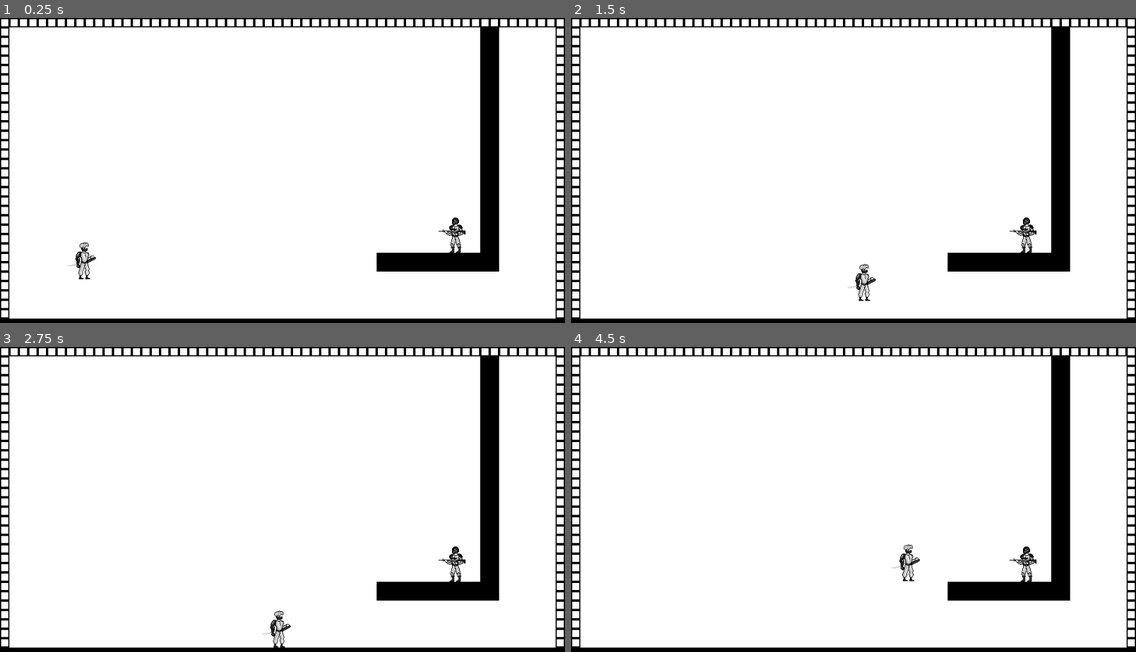
Above: before the commit, frames 1-4 (two rows, left to right).
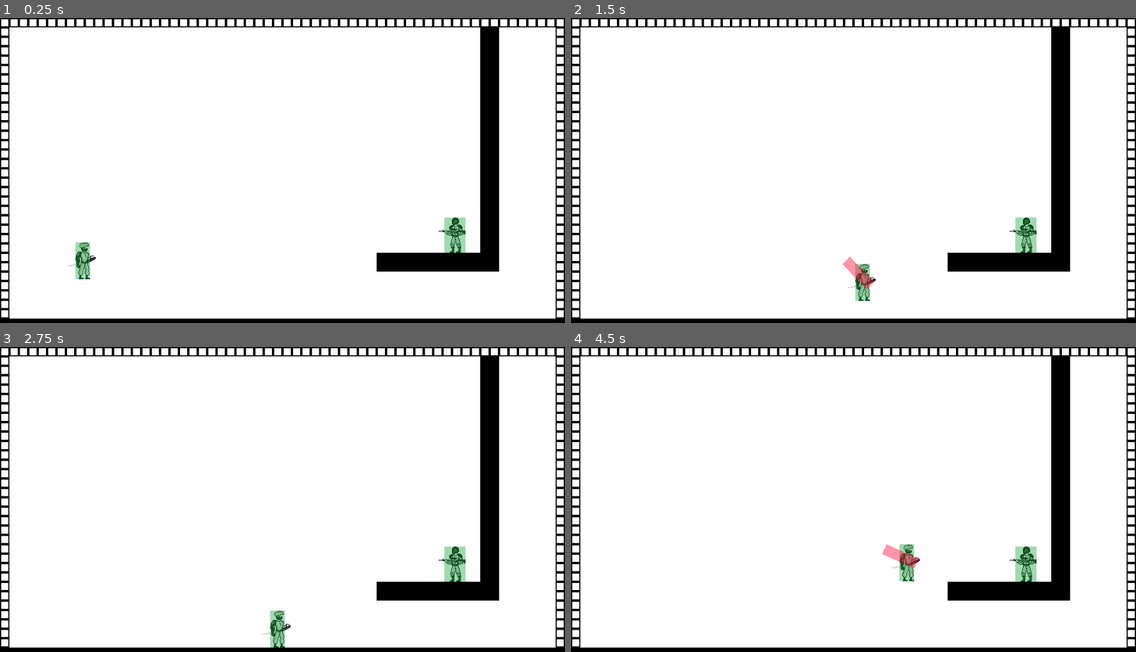
Above: after the commit, the same moments.

Repository: Dkoplik/Paint-it-Black
Game: Godot game, scene res://test_level.tscn
The game is run twice, just before and just after one commit, with the same random seed, the same clock (stepped at 60 frames per second) and the same inputs.
Inputs (mouse positions are in pixels of both pictures, inside the frame that each line leads up to):
- Up to frame 1 (0.25 s): no input
- Up to frame 2 (1.5 s): move the mouse to (977, 161) at 0.52 s; press the mouse at (977, 161) at 0.53 s; hold D (move_right) from 0.53 s (still down); tap Space (jump) at 0.77 s; move the mouse to (740, 191) at 1.27 s; release the mouse at (740, 191) at 1.28 s; click (740, 191) at 1.35 s
- Up to frame 3 (2.75 s): tap Space (jump) at 1.52 s; move the mouse to (339, 435) at 2.02 s; release D (move_right) at 2.03 s; press the mouse at (339, 435) at 2.03 s; hold A (move_left) from 2.03 s (still down)
- Up to frame 4 (4.5 s): move the mouse to (825, 569) at 2.77 s; release A (move_left) at 2.78 s; release the mouse at (825, 569) at 2.78 s; hold D (move_right) 2.78-4.28 s; click (825, 569) at 2.85 s; tap Space (jump) at 3.02, 3.77 s; move the mouse to (1023, 554) at 3.52 s; press the mouse at (1023, 554) at 3.53 s; move the mouse to (684, 456) at 4.27 s; release the mouse at (684, 456) at 4.28 s; hold A (move_left) from 4.28 s (still down); click (684, 456) at 4.35 s

The runs differ from the first frame. In frame 1, 0.8% of the frame differs, in the area x 13-83%, y 65-86%; in frame 2, 0.9%; in frame 3, 0.8%; in frame 4, 0.9%, in the area x 55-83%, y 64-78%.

Commit message:
Добавил обозначения коллизий
Поскольку у нас отсутствуют анимации, то для наглядности добавил цветовые обозначения для хитбоксов и хёртбоксов.

Diff:
--- a/Paint-it-Black/dummy.tscn
+++ b/Paint-it-Black/dummy.tscn
@@ -37,6 +37,14 @@
 shape = SubResource("CapsuleShape2D_nj58p")
 debug_color = Color(0.0509804, 0.631373, 0.203922, 0.392157)
 
+[node name="ColorRect" type="ColorRect" parent="PlayerHurtBox/HurtBoxShape"]
+offset_left = -19.0
+offset_top = -30.0
+offset_right = 21.0
+offset_bottom = 7.5
+scale = Vector2(0.894111, 1.59519)
+color = Color(0.0509804, 0.631373, 0.203922, 0.392157)
+
 [node name="PhysicsShape" type="CollisionShape2D" parent="."]
 position = Vector2(0, 2)
 shape = SubResource("RectangleShape2D_vtbvl")
--- a/Paint-it-Black/player/player.tscn
+++ b/Paint-it-Black/player/player.tscn
@@ -129,6 +129,13 @@
 shape = SubResource("CapsuleShape2D_ilph4")
 debug_color = Color(0.0509804, 0.631373, 0.203922, 0.392157)
 
+[node name="ColorRect" type="ColorRect" parent="HurtBox/HurtBoxShape"]
+offset_left = -15.0
+offset_top = -32.0
+offset_right = 10.0
+offset_bottom = 31.0
+color = Color(0.0509804, 0.631373, 0.203922, 0.392157)
+
 [node name="PhysicsShape" type="CollisionShape2D" parent="."]
 position = Vector2(-3.5, -5.5)
 shape = SubResource("RectangleShape2D_20xhv")
@@ -153,6 +160,14 @@
 shape = SubResource("RectangleShape2D_0rm63")
 debug_color = Color(1, 0, 0.219608, 0.419608)
 
+[node name="ColorRect" type="ColorRect" parent="PlayerAttack/HitBox/CollisionShape2D"]
+offset_left = -30.0
+offset_top = -8.0
+offset_right = 10.0
+offset_bottom = 32.0
+scale = Vector2(1.49895, 0.454063)
+color = Color(1, 0, 0.219608, 0.419608)
+
 [node name="AnimationPlayer" type="AnimationPlayer" parent="PlayerAttack"]
 root_node = NodePath("../HitBox")
 libraries = {
